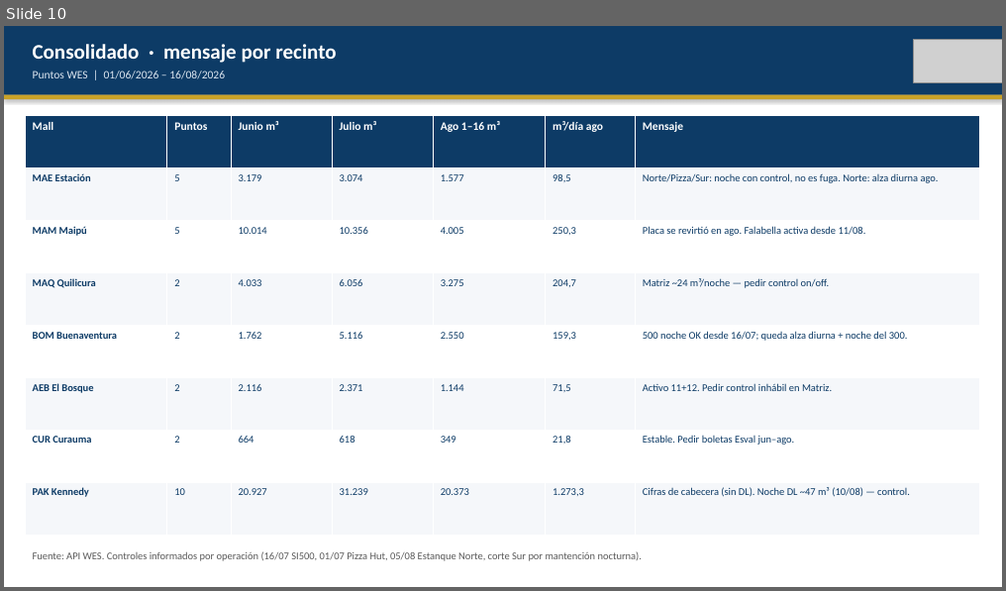
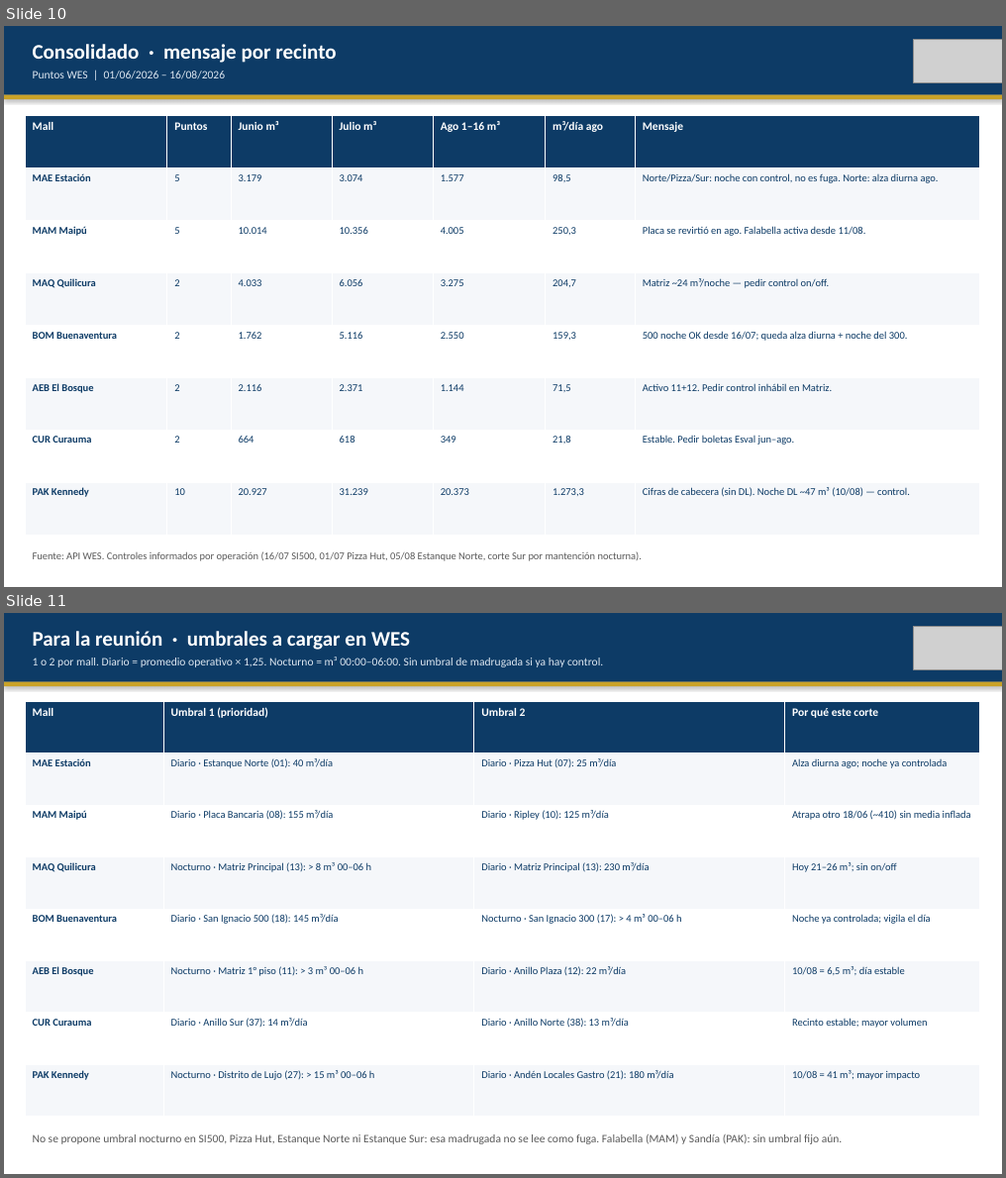
Before and after one commit to anibaloperacionesWes/wes-scripts, a slide deck: reports/Parque_Arauco/TMP_7MALLS/entrega_diego_anibal/Fichas_ejecutivas_Parque_Arauco_20260816.pptx. Shown one above the other, each under a label of ours: slide 10 before the commit, slides 10 and 11 after it. The pictures are 1006x591 and 1006x1178 pixels, drawn with LibreOffice and Linux fonts; fonts in the diff are those of the drawing; grey boxes stand for pictures. Boxes give left, top, right and bottom in pixels: in the first picture for what was removed or moved away, otherwise in the second. Text is boxed around its words. In the diff, an @@ line names an element or a change of style, - is before the commit and + after.

```diff
--- a/reports/Parque_Arauco/TMP_7MALLS/entrega_diego_anibal/Fichas_ejecutivas_Parque_Arauco_20260816.pptx
+++ b/reports/Parque_Arauco/TMP_7MALLS/entrega_diego_anibal/Fichas_ejecutivas_Parque_Arauco_20260816.pptx
@@ slide 11 added at <box>4,613,1002,1174</box>, background #FFFFFF @@
@@ rectangle added at <box>4,613,1002,682</box>, fill #0D3B66 @@
@@ text added at <box>33,631,410,650</box>, 20 pt, text #FFFFFF, bold @@
+Para la reunión · umbrales a cargar en WES
@@ picture added at <box>914,627,1002,669</box> @@
@@ text added at <box>33,657,603,667</box>, 11 pt, text #DCE6F0 @@
+1 o 2 por mall. Diario = promedio operativo × 1,25. Nocturno = m³ 00:00–06:00. Sin umbral de madrugada si ya hay control.
@@ rectangle added at <box>4,682,1002,686</box>, fill #C9A227 @@
@@ table added at <box>25,701,979,1117</box>, 8 rows, 4 columns @@
+Mall | Umbral 1 (prioridad) | Umbral 2 | Por qué este corte
+MAE Estación | Diario · Estanque Norte (01): 40 m³/día | Diario · Pizza Hut (07): 25 m³/día | Alza diurna ago; noche ya controlada
+MAM Maipú | Diario · Placa Bancaria (08): 155 m³/día | Diario · Ripley (10): 125 m³/día | Atrapa otro 18/06 (~410) sin media inflada
+MAQ Quilicura | Nocturno · Matriz Principal (13): > 8 m³ 00–06 h | Diario · Matriz Principal (13): 230 m³/día | Hoy 21–26 m³; sin on/off
+BOM Buenaventura | Diario · San Ignacio 500 (18): 145 m³/día | Nocturno · San Ignacio 300 (17): > 4 m³ 00–06 h | Noche ya controlada; vigila el día
+AEB El Bosque | Nocturno · Matriz 1° piso (11): > 3 m³ 00–06 h | Diario · Anillo Plaza (12): 22 m³/día | 10/08 = 6,5 m³; día estable
+CUR Curauma | Diario · Anillo Sur (37): 14 m³/día | Diario · Anillo Norte (38): 13 m³/día | Recinto estable; mayor volumen
+PAK Kennedy | Nocturno · Distrito de Lujo (27): > 15 m³ 00–06 h | Diario · Andén Locales Gastro (21): 180 m³/día | 10/08 = 41 m³; mayor impacto
@@ text added at <box>33,1135,843,1145</box>, 11 pt, text #5A5A5A @@
+No se propone umbral nocturno en SI500, Pizza Hut, Estanque Norte ni Estanque Sur: esa madrugada no se lee como fuga. Falabella (MAM) y Sandía (PAK): sin umbral fijo aún.
```
Also in this commit, not shown: 9 slides changed, 3 other files.
